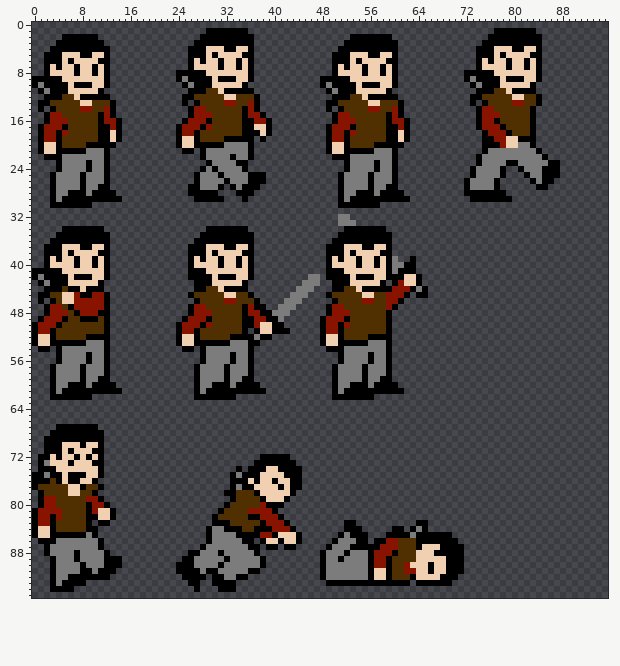
Sprite sheet, stored at client/src/components/Enemy/Bandit3.png. That is the earlier state.
The file is 288x288 pixels, drawn in blocks of 3x3; one block is one cell here. Colours within 5 levels of each other are drawn and written as one.
Once edited:
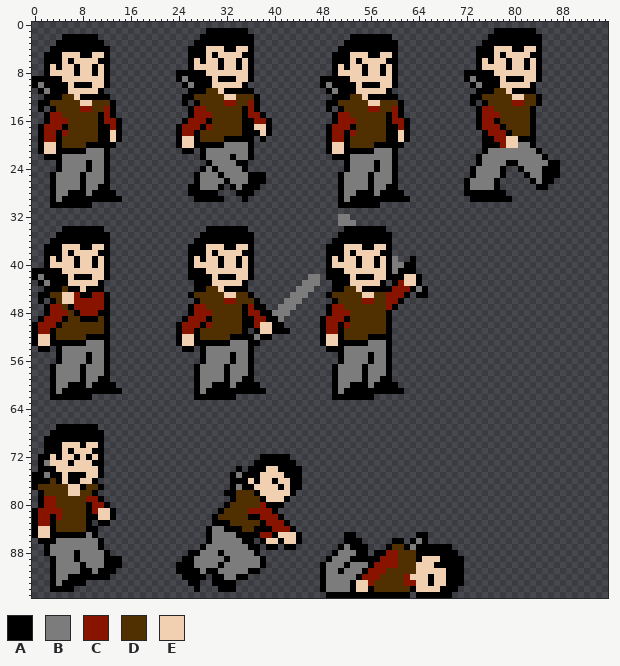
Palette (. is transparent): A #000000  B #7c7c7c  C #881400  D #503000  E #f0d0b0
Edits made:
Changed rows in their new state; - is an unchanged pixel.
first column x 48:
83 ----..----------..------
84 ----...-----..-...------
85 ---.A-..---.....--....--
86 --..AA-.-...AA.AB-.....-
87 -..A----...AD-AB-AAA--..
88 ..A-B-AA.AA-C---AAA----.
89 .A-B-AAA-A-CC---A---A---
90 ----A------CC-DD--EAA---
91 ---A---ACCCD--DD--E-----
92 ------ACCCDD--CE--A-E--A
93 ABBBB-EECDDDDDCCEE-EE-AA
94 ABBBBAEEADDDDDDAEEEEAAA-
95 -AAAAAAAAAAAAAA-AAAAAA--
